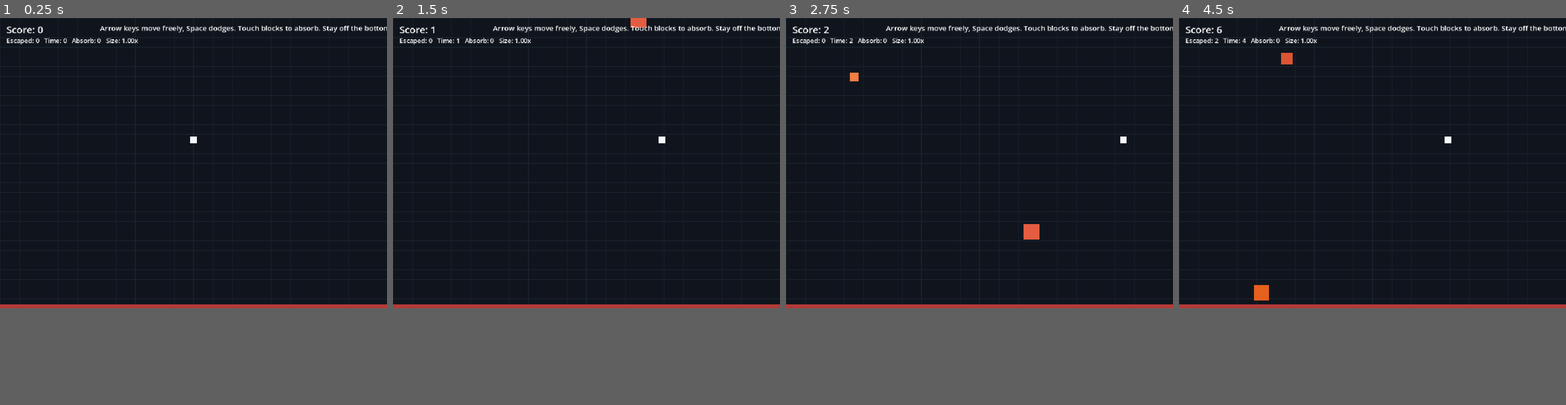
Above: before the commit, frames 1-4 (left to right).
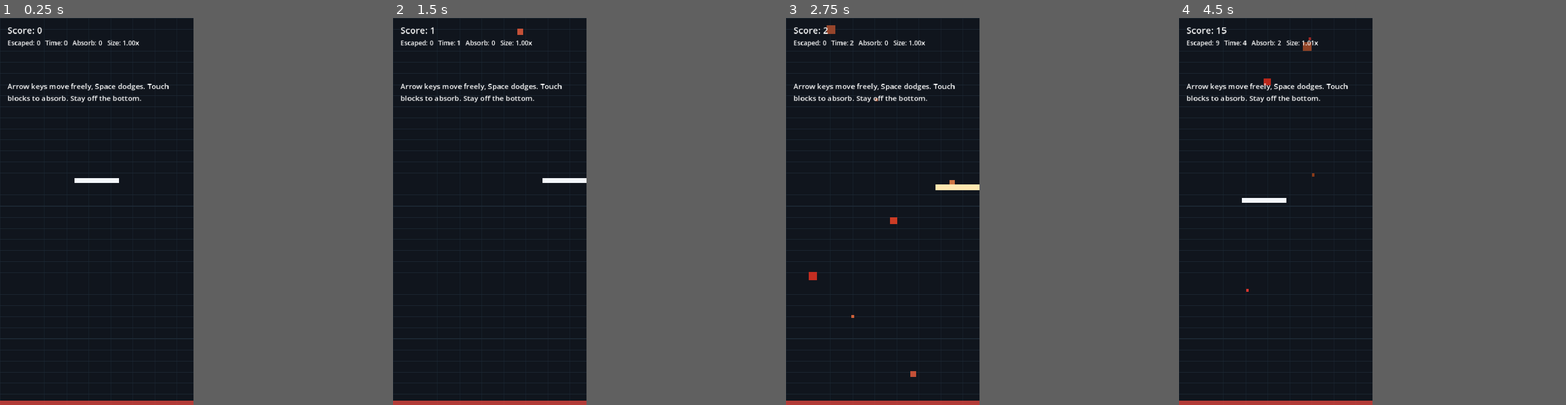
Above: after the commit, the same moments.

Repository: entimaniac/pixel-eater
Game: Godot game, scene res://main.tscn
Same seed, same stepped clock (60 frames per second), same inputs: the game is played once before the commit and once after it.
Inputs (mouse positions are in pixels of both pictures, inside the frame that each line leads up to):
- Up to frame 1 (0.25 s): no input
- Up to frame 2 (1.5 s): tap Enter (restart) at 0.5 s; move the mouse to (671, 149) at 0.52 s; hold Right (ui_right) 0.53-1.25 s; tap Space (dodge) at 0.6 s; click (671, 149) at 0.67 s; drag from (509, 176) to (586, 304) at 1.27 s
- Up to frame 3 (2.75 s): move the mouse to (1018, 99) at 2.02 s; hold Right (ui_right) from 2.03 s (still down); tap Keypad Enter at 2.1 s; tap Space (dodge) at 2.3 s
- Up to frame 4 (4.5 s): release Right (ui_right) at 2.75 s; drag from (1353, 219) to (1256, 118) at 2.77 s; move the mouse to (1488, 207) at 3.52 s; hold Left (ui_left) 3.53-4.25 s; tap Space (dodge) at 3.6 s; drag from (1256, 118) to (1372, 304) at 4.27 s
In our replay, the window is 800x600 before the commit and 400x800 after it. These sizes can differ from the game's own. Grey fills any space a smaller window leaves; there, only what the larger window draws over its background counts as a difference.

The runs differ from the first frame. In frame 1, 7.4% of the frame differs, in the area x 0-100%, y 0-100%; in frame 2, 7.5%; in frame 3, 7.8%; in frame 4, 7.8%.

Commit message:
made it harder. I'm a rectangle now. Enemies are fatter but also smaller.

Diff:
--- /dev/null
+++ b/Bounds.tscn
@@ -0,0 +1,30 @@
+[gd_scene format=3]
+
+[sub_resource type="RectangleShape2D" id="1"]
+[sub_resource type="RectangleShape2D" id="2"]
+[sub_resource type="RectangleShape2D" id="3"]
+[sub_resource type="RectangleShape2D" id="4"]
+
+[node name="Bounds" type="Node2D"]
+
+[node name="LeftWall" type="StaticBody2D" parent="."]
+
+[node name="CollisionShape2D" type="CollisionShape2D" parent="LeftWall"]
+shape = SubResource("1")
+
+[node name="RightWall" type="StaticBody2D" parent="."]
+
+[node name="CollisionShape2D" type="CollisionShape2D" parent="RightWall"]
+shape = SubResource("2")
+
+[node name="Floor" type="StaticBody2D" parent="."]
+
+[node name="CollisionShape2D" type="CollisionShape2D" parent="Floor"]
+shape = SubResource("3")
+
+[node name="KillLine" type="Area2D" parent="."]
+monitoring = true
+monitorable = true
+
+[node name="CollisionShape2D" type="CollisionShape2D" parent="KillLine"]
+shape = SubResource("4")
--- /dev/null
+++ b/HUD.tscn
@@ -0,0 +1,28 @@
+[gd_scene format=3]
+
+[node name="HUD" type="CanvasLayer"]
+
+[node name="ScoreLabel" type="Label" parent="."]
+offset_left = 16.0
+offset_top = 12.0
+offset_right = 180.0
+offset_bottom = 44.0
+theme_override_font_sizes/font_size = 20
+text = "Score: 0"
+
+[node name="BreakdownLabel" type="Label" parent="."]
+offset_left = 16.0
+offset_top = 44.0
+offset_right = 236.0
+offset_bottom = 124.0
+theme_override_font_sizes/font_size = 14
+text = "Escaped: 0\nTime: 0\nAbsorb: 0\nSize: 1.0x"
+
+[node name="MessageLabel" type="Label" parent="."]
+offset_left = 16.0
+offset_top = 136.0
+offset_right = 404.0
+offset_bottom = 212.0
+theme_override_font_sizes/font_size = 16
+autowrap_mode = 3
+text = "Arrow keys move freely, Space dodges. Touch blocks to absorb. Stay off the bottom."
--- a/Player.tscn
+++ b/Player.tscn
@@ -1,15 +1,15 @@
-[gd_scene format=3]
+[gd_scene format=3 uid="uid://c80e2m4pylbsj"]
 
-[ext_resource type="Script" path="res://player.gd" id="1_hgq5d"]
+[ext_resource type="Script" uid="uid://cwlu0wxcdpt4d" path="res://player.gd" id="1_hgq5d"]
 
 [sub_resource type="RectangleShape2D" id="1"]
-size = Vector2(16, 16)
+size = Vector2(24, 12)
 
-[node name="Player" type="RigidBody2D"]
+[node name="Player" type="RigidBody2D" unique_id=65290909]
 lock_rotation = true
 contact_monitor = true
 max_contacts_reported = 64
 script = ExtResource("1_hgq5d")
 
-[node name="CollisionShape2D" type="CollisionShape2D" parent="."]
+[node name="CollisionShape2D" type="CollisionShape2D" parent="." unique_id=1043896462]
 shape = SubResource("1")
--- /dev/null
+++ b/World.tscn
@@ -0,0 +1,11 @@
+[gd_scene format=3]
+
+[ext_resource type="PackedScene" path="res://Bounds.tscn" id="1_ffh5g"]
+
+[node name="World" type="Node2D"]
+
+[node name="Bounds" parent="." instance=ExtResource("1_ffh5g")]
+
+[node name="EnemyContainer" type="Node2D" parent="."]
+
+[node name="PlayerContainer" type="Node2D" parent="."]
--- a/enemy.gd
+++ b/enemy.gd
@@ -15,12 +15,14 @@
 var has_escaped := false
 var has_been_scored := false
 var block_color := Color8(255, 122, 92)
+var density := 1.0
 var _absorbed := false
 
 
 func _ready() -> void:
 	lock_rotation = true
 	can_sleep = false
+	continuous_cd = CCD_MODE_CAST_SHAPE
 	_update_shape()
 	_update_mass()
 	queue_redraw()
@@ -41,15 +43,17 @@
 	color: Color,
 	material: PhysicsMaterial,
 	gravity_amount: float,
-	initial_fall_speed: float
+	initial_fall_speed: float,
+	block_density: float
 ) -> void:
 	base_side = side_length
 	current_side = side_length
 	base_area = side_length * side_length
 	current_area = base_area
 	block_color = color
+	density = block_density
 	physics_material_override = material
-	gravity_scale = gravity_amount
+	gravity_scale = gravity_amount * density
 	linear_velocity = Vector2(0.0, initial_fall_speed)
 	linear_damp = 0.15
 	if is_node_ready():
@@ -64,14 +68,15 @@
 
 	is_absorbing = true
 	var ratio := maxf(base_area / maxf(player_area, 1.0), 0.05)
-	var duration_seconds := maxf(0.08, pow(ratio, 1.5))
+	var duration_seconds := maxf(0.40, pow(ratio, 1.5) * 5.0)
+	var previous_progress := absorb_progress
+	var previous_bottom := global_position.y + current_side * 0.5
+	var previous_x := global_position.x
 	absorb_progress = minf(absorb_progress + delta / duration_seconds, 1.0)
+	var absorbed_area_delta := base_area * (absorb_progress - previous_progress)
 	current_area = maxf(base_area * (1.0 - absorb_progress), MIN_AREA)
 	current_side = sqrt(current_area)
-	global_position = global_position.lerp(
-		player_position,
-		clampf(delta * (2.0 + absorb_progress * 6.0), 0.0, 0.9)
-	)
+	global_position = Vector2(previous_x, previous_bottom - current_side * 0.5)
 	linear_velocity *= maxf(0.0, 1.0 - delta * 5.0)
 	angular_velocity = 0.0
 	_update_shape()
@@ -83,12 +88,14 @@
 		has_been_scored = true
 		var reward_ratio := maxf(base_area / maxf(player_area, 1.0), 0.05)
 		return {
+			"absorbed_area_delta": absorbed_area_delta,
 			"completed": true,
 			"points": max(2, int(ceil(2.0 * pow(reward_ratio, 1.2)))),
-			"absorbed_area": base_area,
 		}
 
-	return {}
+	return {
+		"absorbed_area_delta": absorbed_area_delta,
+	}
 
 
 func stop_absorbing() -> void:
@@ -116,4 +123,4 @@
 
 
 func _update_mass() -> void:
-	mass = maxf(current_area / BASE_PLAYER_AREA, 0.05)
+	mass = maxf((current_area / BASE_PLAYER_AREA) * density, 0.08)
--- a/game.gd
+++ b/game.gd
@@ -12,14 +12,14 @@
 const GRID_COLUMN_WIDTH := 48.0
 
 const DIFFICULTY_RAMP_TIME := 90.0
-const START_SPAWN_MIN := 0.70
-const START_SPAWN_MAX := 1.15
-const END_SPAWN_MIN := 0.22
-const END_SPAWN_MAX := 0.46
-const START_ENEMY_MIN_SIDE := 10.0
-const START_ENEMY_MAX_SIDE := 54.0
-const END_ENEMY_MIN_SIDE := 16.0
-const END_ENEMY_MAX_SIDE := 88.0
+const START_SPAWN_MIN := 0.16
+const START_SPAWN_MAX := 0.30
+const END_SPAWN_MIN := 0.08
+const END_SPAWN_MAX := 0.18
+const START_ENEMY_MIN_SIDE := 6.0
+const START_ENEMY_MAX_SIDE := 20.0
+const END_ENEMY_MIN_SIDE := 8.0
+const END_ENEMY_MAX_SIDE := 34.0
 const START_GRAVITY_MIN := 0.22
 const START_GRAVITY_MAX := 0.55
 const END_GRAVITY_MIN := 0.34
@@ -28,6 +28,8 @@
 const START_FALL_SPEED_MAX := 45.0
 const END_FALL_SPEED_MIN := 40.0
 const END_FALL_SPEED_MAX := 95.0
+const DENSITY_MIN := 1.35
+const DENSITY_MAX := 1.85
 
 @onready var enemy_container: Node2D = $World/EnemyContainer
 @onready var player_container: Node2D = $World/PlayerContainer
@@ -35,9 +37,9 @@
 @onready var right_wall: StaticBody2D = $World/Bounds/RightWall
 @onready var floor_body: StaticBody2D = $World/Bounds/Floor
 @onready var kill_line: Area2D = $World/Bounds/KillLine
-@onready var score_label: Label = $CanvasLayer/ScoreLabel
-@onready var breakdown_label: Label = $CanvasLayer/BreakdownLabel
-@onready var message_label: Label = $CanvasLayer/MessageLabel
+@onready var score_label: Label = $HUD/ScoreLabel
+@onready var breakdown_label: Label = $HUD/BreakdownLabel
+@onready var message_label: Label = $HUD/MessageLabel
 
 var rng := RandomNumberGenerator.new()
 var surface_material := PhysicsMaterial.new()
@@ -126,19 +128,28 @@
 	var difficulty := _difficulty_ratio()
 	var min_side := lerpf(START_ENEMY_MIN_SIDE, END_ENEMY_MIN_SIDE, difficulty)
 	var max_side := lerpf(START_ENEMY_MAX_SIDE, END_ENEMY_MAX_SIDE, difficulty)
-	var size_bias := lerpf(1.55, 0.80, difficulty)
+	var size_bias := lerpf(2.8, 1.9, difficulty)
 	var side := lerpf(min_side, max_side, pow(rng.randf(), size_bias))
 	var enemy := ENEMY_SCENE.instantiate() as EnemyBlock
 	var hue := rng.randf_range(0.0, 0.06)
 	var saturation := rng.randf_range(0.68, 0.90)
-	var value := rng.randf_range(0.84, 1.0)
+	var density := rng.randf_range(DENSITY_MIN, DENSITY_MAX)
+	var density_t := inverse_lerp(DENSITY_MIN, DENSITY_MAX, density)
+	var value := lerpf(0.96, 0.52, density_t) * rng.randf_range(0.92, 1.0)
 	var gravity_scale := lerpf(START_GRAVITY_MIN, END_GRAVITY_MIN, difficulty)
 	gravity_scale = rng.randf_range(gravity_scale, lerpf(START_GRAVITY_MAX, END_GRAVITY_MAX, difficulty))
 	var initial_fall_speed := rng.randf_range(
 		lerpf(START_FALL_SPEED_MIN, END_FALL_SPEED_MIN, difficulty),
 		lerpf(START_FALL_SPEED_MAX, END_FALL_SPEED_MAX, difficulty)
 	)
-	enemy.setup(side, Color.from_hsv(hue, saturation, value), surface_material, gravity_scale, initial_fall_speed)
+	enemy.setup(
+		side,
+		Color.from_hsv(hue, saturation, value),
+		surface_material,
+		gravity_scale,
+		initial_fall_speed,
+		density
+	)
 	enemy.position = Vector2(
 		rng.randf_range(side * 0.5, viewport_size.x - side * 0.5),
 		-side * 0.5 - rng.randf_range(24.0, 160.0)
--- a/main.tscn
+++ b/main.tscn
@@ -1,68 +1,12 @@
 [gd_scene format=3 uid="uid://btgo0frp2saah"]
 
-[ext_resource type="Script" path="res://game.gd" id="1_tkq52"]
-
-[sub_resource type="RectangleShape2D" id="1"]
-[sub_resource type="RectangleShape2D" id="2"]
-[sub_resource type="RectangleShape2D" id="3"]
-[sub_resource type="RectangleShape2D" id="4"]
+[ext_resource type="PackedScene" path="res://World.tscn" id="1_p0doe"]
+[ext_resource type="PackedScene" path="res://HUD.tscn" id="2_q2e5m"]
+[ext_resource type="Script" path="res://game.gd" id="3_j8fqt"]
 
 [node name="Game" type="Node2D"]
-script = ExtResource("1_tkq52")
+script = ExtResource("3_j8fqt")
 
-[node name="World" type="Node2D" parent="."]
+[node name="World" parent="." instance=ExtResource("1_p0doe")]
 
-[node name="Bounds" type="Node2D" parent="World"]
-
-[node name="LeftWall" type="StaticBody2D" parent="World/Bounds"]
-
-[node name="CollisionShape2D" type="CollisionShape2D" parent="World/Bounds/LeftWall"]
-shape = SubResource("1")
-
-[node name="RightWall" type="StaticBody2D" parent="World/Bounds"]
-
-[node name="CollisionShape2D" type="CollisionShape2D" parent="World/Bounds/RightWall"]
-shape = SubResource("2")
-
-[node name="Floor" type="StaticBody2D" parent="World/Bounds"]
-
-[node name="CollisionShape2D" type="CollisionShape2D" parent="World/Bounds/Floor"]
-shape = SubResource("3")
-
-[node name="KillLine" type="Area2D" parent="World/Bounds"]
-monitoring = true
-monitorable = true
-
-[node name="CollisionShape2D" type="CollisionShape2D" parent="World/Bounds/KillLine"]
-shape = SubResource("4")
-
-[node name="EnemyContainer" type="Node2D" parent="World"]
-
-[node name="PlayerContainer" type="Node2D" parent="World"]
-
-[node name="CanvasLayer" type="CanvasLayer" parent="."]
-
-[node name="ScoreLabel" type="Label" parent="CanvasLayer"]
-offset_left = 16.0
-offset_top = 12.0
-offset_right = 280.0
-offset_bottom = 44.0
-theme_override_font_sizes/font_size = 24
-text = "Score: 0"
-
-[node name="BreakdownLabel" type="Label" parent="CanvasLayer"]
-offset_left = 16.0
-offset_top = 44.0
-offset_right = 520.0
-offset_bottom = 98.0
-theme_override_font_sizes/font_size = 16
-text = "Escaped: 0   Time: 0   Absorb: 0   Size: 1.0x"
-
-[node name="MessageLabel" type="Label" parent="CanvasLayer"]
-offset_left = 248.0
-offset_top = 12.0
-offset_right = 944.0
-offset_bottom = 88.0
-theme_override_font_sizes/font_size = 18
-horizontal_alignment = 2
-text = "Arrow keys move freely, Space dodges. Touch blocks to absorb. Stay off the bottom."
+[node name="HUD" parent="." instance=ExtResource("2_q2e5m")]
--- a/player.gd
+++ b/player.gd
@@ -1,7 +1,8 @@
 class_name PlayerBlock
 extends RigidBody2D
 
-const BASE_SIDE := 16.0
+const BASE_WIDTH := 96.0
+const BASE_HEIGHT := 12.0
 const CONTROL_FORCE := 1650.0
 const CONTROL_DRAG := 7.0
 const IDLE_DRAG := 18.0
@@ -9,12 +10,15 @@
 const DODGE_COOLDOWN := 0.32
 const MAX_SPEED := 430.0
 const MAX_DODGE_SPEED := 620.0
+const ABSORB_HORIZONTAL_OVERLAP := 0.35
+const ABSORB_TOP_TOLERANCE := 0.35
 
 @onready var collision_shape: CollisionShape2D = $CollisionShape2D
 
-var base_area := BASE_SIDE * BASE_SIDE
-var current_area := BASE_SIDE * BASE_SIDE
-var current_side := BASE_SIDE
+var base_area := BASE_WIDTH * BASE_HEIGHT
+var current_area := BASE_WIDTH * BASE_HEIGHT
+var current_width := BASE_WIDTH
+var current_height := BASE_HEIGHT
 var survival_score_accumulator := 0.0
 var escape_score := 0
 var survival_score := 0
@@ -30,6 +34,7 @@
 	contact_monitor = true
 	max_contacts_reported = 64
 	can_sleep = false
+	continuous_cd = CCD_MODE_CAST_SHAPE
 	gravity_scale = 0.0
 	linear_damp = 0.0
 	body_entered.connect(_on_body_entered)
@@ -59,7 +64,10 @@
 	if not touching_enemies.is_empty() and input_enabled:
 		tone = Color8(255, 231, 176)
 	draw_rect(
-		Rect2(Vector2(-current_side * 0.5, -current_side * 0.5), Vector2.ONE * current_side),
+		Rect2(
+			Vector2(-current_width * 0.5, -current_height * 0.5),
+			Vector2(current_width, current_height)
+		),
 		tone
 	)
 
@@ -139,11 +147,16 @@
 		if enemy.is_absorbed() or enemy.has_escaped:
 			stale_ids.append(enemy_id)
 			continue
+		if not _can_absorb_enemy_from_top(enemy):
+			enemy.stop_absorbing()
+			continue
 
 		var result := enemy.process_absorption(delta, current_area, global_position)
+		var absorbed_area_delta := float(result.get("absorbed_area_delta", 0.0))
+		if absorbed_area_delta > 0.0:
+			_grow_from_absorb(absorbed_area_delta)
 		if result.get("completed", false):
 			absorb_score += int(result["points"])
-			_grow_from_absorb(float(result["absorbed_area"]))
 			enemy.queue_free()
 			stale_ids.append(enemy_id)
 
@@ -153,15 +166,39 @@
 
 func _grow_from_absorb(absorbed_area: float) -> void:
 	var growth_efficiency := clampf(
-		0.6 / sqrt(current_area / base_area),
-		0.2,
-		0.6
+		0.12 / sqrt(current_area / base_area),
+		0.04,
+		0.12
 	)
 	current_area += absorbed_area * growth_efficiency
-	current_side = sqrt(current_area)
+	var area_scale := sqrt(current_area / base_area)
+	current_width = BASE_WIDTH * area_scale
+	current_height = BASE_HEIGHT * area_scale
 	_update_shape()
 	_update_mass()
 	queue_redraw()
+
+
+func _can_absorb_enemy_from_top(enemy: EnemyBlock) -> bool:
+	var player_half_width := current_width * 0.5
+	var player_half_height := current_height * 0.5
+	var enemy_half := enemy.current_side * 0.5
+	if enemy.global_position.y >= global_position.y:
+		return false
+
+	var player_left := global_position.x - player_half_width
+	var player_right := global_position.x + player_half_width
+	var enemy_left := enemy.global_position.x - enemy_half
+	var enemy_right := enemy.global_position.x + enemy_half
+	var overlap := minf(player_right, enemy_right) - maxf(player_left, enemy_left)
+	var required_overlap := minf(current_width, enemy.current_side) * ABSORB_HORIZONTAL_OVERLAP
+	if overlap < required_overlap:
+		return false
+
+	var player_top := global_position.y - player_half_height
+	var enemy_bottom := enemy.global_position.y + enemy_half
+	var tolerance := maxf(4.0, minf(current_height, enemy.current_side) * ABSORB_TOP_TOLERANCE)
+	return enemy_bottom >= player_top - tolerance and enemy_bottom <= player_top + tolerance
 
 
 func _update_shape() -> void:
@@ -169,7 +206,7 @@
 	if shape == null:
 		shape = RectangleShape2D.new()
 		collision_shape.shape = shape
-	shape.size = Vector2.ONE * current_side
+	shape.size = Vector2(current_width, current_height)
 
 
 func _update_mass() -> void:
--- a/project.godot
+++ b/project.godot
@@ -12,21 +12,21 @@
 
 config/name="pixel-eater"
 run/main_scene="uid://btgo0frp2saah"
-config/features=PackedStringArray("4.6", "Compatibility")
+config/features=PackedStringArray("4.6")
 config/icon="res://icon.svg"
 
 [display]
 
-window/size/viewport_width=960
-window/size/viewport_height=720
+window/size/viewport_width=420
+window/size/viewport_height=840
 window/stretch/mode="canvas_items"
-window/stretch/aspect="keep"
 
 [physics]
 
+common/physics_ticks_per_second=120
 3d/physics_engine="Jolt Physics"
 
 [rendering]
 
+rendering_device/driver.windows="d3d12"
 renderer/rendering_method="gl_compatibility"
-rendering_device/driver.windows="d3d12"
